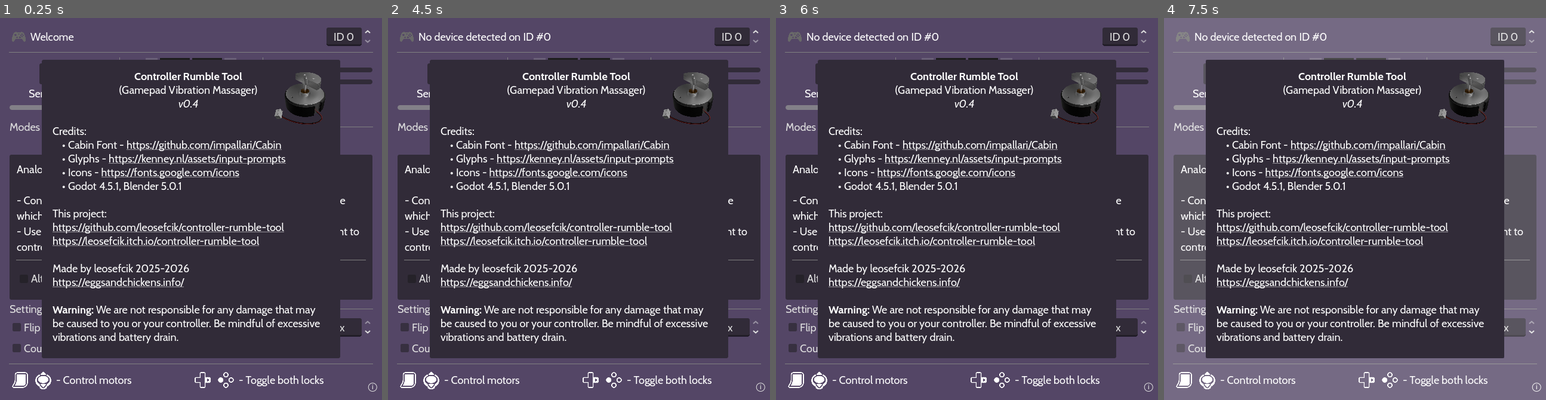
Above: before the commit, frames 1-4 (left to right).
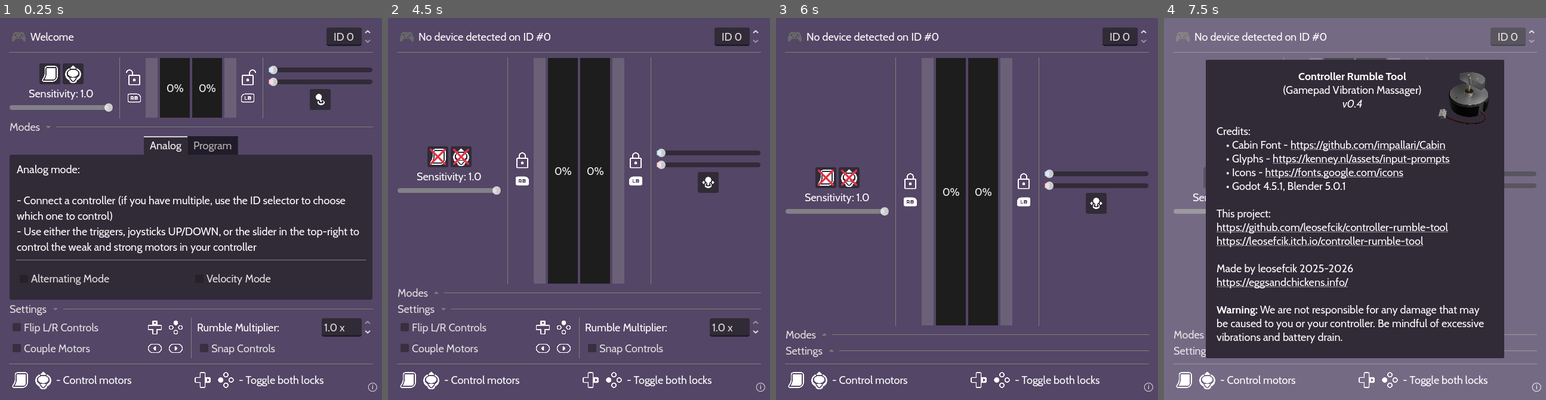
Above: after the commit, the same moments.

Repository: leosefcik/controller-rumble-tool
Game: Godot game, scene res://main.tscn
Two runs of this game, one before a commit and one after it. Both use one fixed random seed, a clock stepped at 60 frames per second and the inputs below.
Inputs (mouse positions are in pixels of both pictures, inside the frame that each line leads up to):
- Up to frame 1 (0.25 s): no input
- Up to frame 2 (4.5 s): click (437, 75) at 0.5 s; click (460, 75) at 1.25 s; click (521, 86) at 2 s; click (636, 86) at 2.75 s; click (708, 98) at 3.5 s; click (437, 128) at 4.25 s
- Up to frame 3 (6 s): click (879, 277) at 5 s, where only the run before the commit has a clickable "Alternating Mode"; click (833, 308) at 5.75 s
- Up to frame 4 (7.5 s): click (1442, 277) at 6.5 s, where only the run before the commit has a clickable "Velocity Mode"; click "ⓘ" at 7.25 s

The runs differ from the first frame. In frame 1, 34% of the frame differs, in the area x 10-90%, y 10-90%; in frame 2, 66%; in frame 3, 67%, in the area x 2-98%, y 10-90%; in frame 4, 7.3%.

Commit message:
folder renames

Diff:
--- a/main.tscn
+++ b/main.tscn
@@ -833,7 +833,6 @@
 oversampling_override = 1.0
 initial_position = 1
 size = Vector2i(500, 500)
-visible = true
 
 [node name="Panel" type="Panel" parent="UI/InfoPopup"]
 anchors_preset = 15
Not shown, added: .production/.gdignore
Renamed: production/logotext_main.svg -> .production/logotext_main.svg
Renamed: production/reference.jpg -> .production/reference.jpg
Renamed: production/screenshot1.png -> .production/screenshot1.png
Renamed: logos/icon.svg -> logo/icon.svg
Renamed: logos/icon.svg.import -> logo/icon.svg.import
Renamed: logos/logotext_main.png -> logo/logotext_main.png
Renamed: logos/logotext_main.png.import -> logo/logotext_main.png.import
Renamed: logos/motor_icon_v1.png -> logo/motor_icon_v1.png
Renamed: logos/motor_icon_v1.png.import -> logo/motor_icon_v1.png.import
Not shown, added: .production/rumblemotor.blend
Not shown, added: .production/rumblemotor.blend1
(and 1 more such lines)
